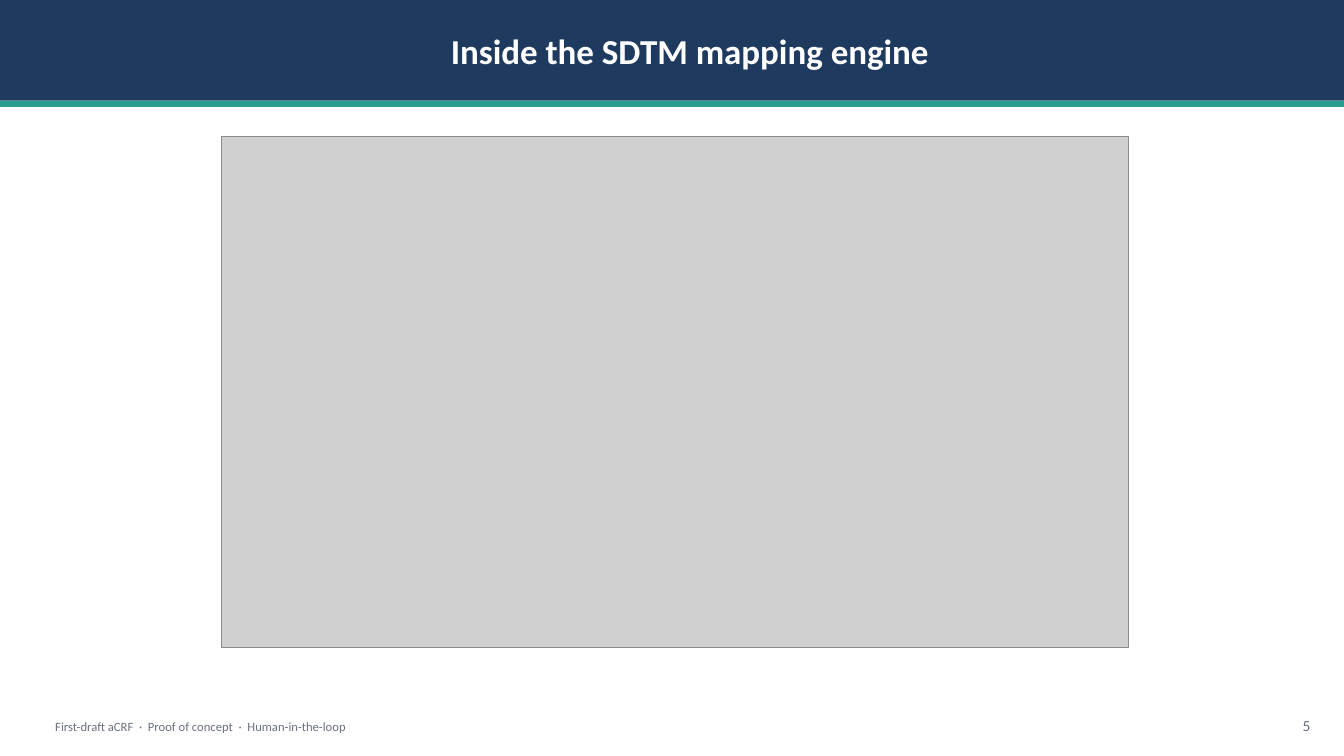
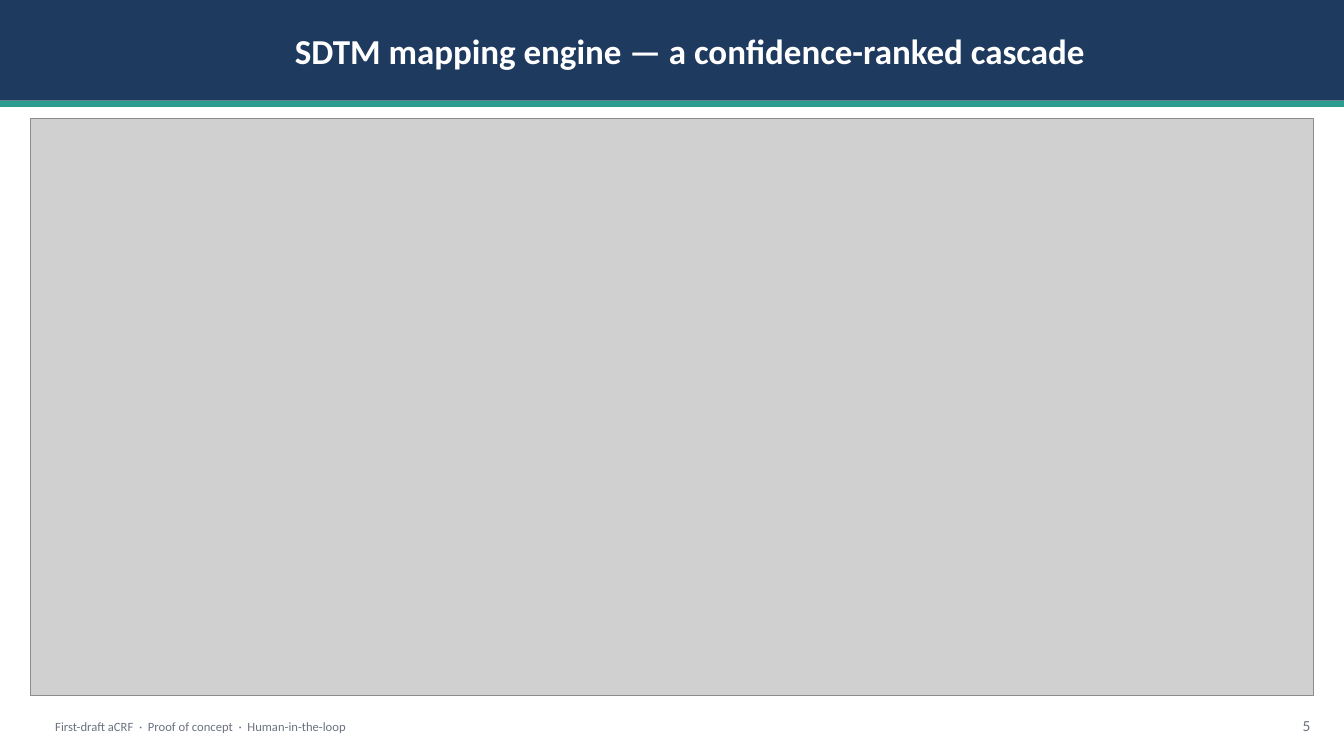
Before and after one commit to clonefutura10/design-repo, a slide deck: slide 5 of DEMO_new.pptx. Drawn at 1344x756 pixels with LibreOffice and Linux fonts; fonts in the diff are those of the drawing; grey boxes stand for pictures. Boxes give left, top, right and bottom in pixels: in the first picture for what was removed or moved away, otherwise in the second. Text is boxed around its words. In the diff, an @@ line names an element or a change of style, - is before the commit and + after.

```diff
--- a/DEMO_new.pptx
+++ b/DEMO_new.pptx
@@ text in rectangle at [295,39,1085,70]: text changed @@
-Inside the SDTM mapping engine
+SDTM mapping engine — a confidence-ranked cascade
@@ picture: place and size @@
-picture at [222,136,1129,648]
+picture at [30,119,1314,696]
```
Also in this commit, not shown: 9 other slides changed.
